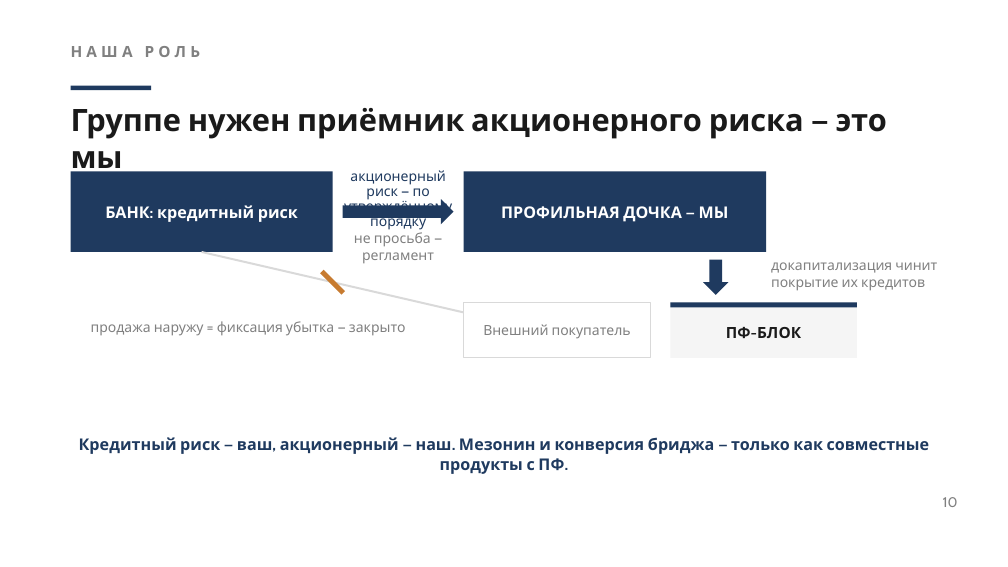
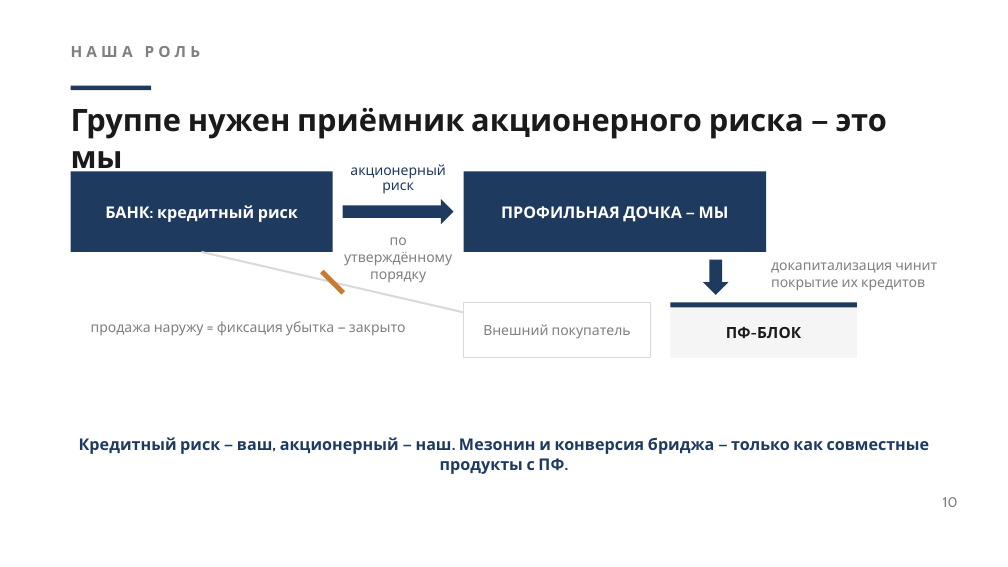
Before and after one commit to mail3875751-glitch/Solfeggio-2, a slide deck: slide 10 of Новое начало/Время партнёрских конструкций — внутренняя презентация (v2).pptx. Drawn at 1008x567 pixels with LibreOffice and Linux fonts; fonts in the diff are those of the drawing. Boxes give left, top, right and bottom in pixels: in the first picture for what was removed or moved away, otherwise in the second. Text is boxed around its words. In the diff, an @@ line names an element or a change of style, - is before the commit and + after.

```diff
--- a/Новое начало/Время партнёрских конструкций — внутренняя презентация (v2).pptx
+++ b/Новое начало/Время партнёрских конструкций — внутренняя презентация (v2).pptx
@@ text at (x1=350, y1=164, x2=446, y2=194): text changed @@
-акционерный риск — по утверждённому порядку
+акционерный риск
@@ text at (x1=344, y1=237, x2=452, y2=282): text changed @@
-не просьба — регламент
+по утверждённому порядку
```
Also in this commit, not shown: 1 other file.
